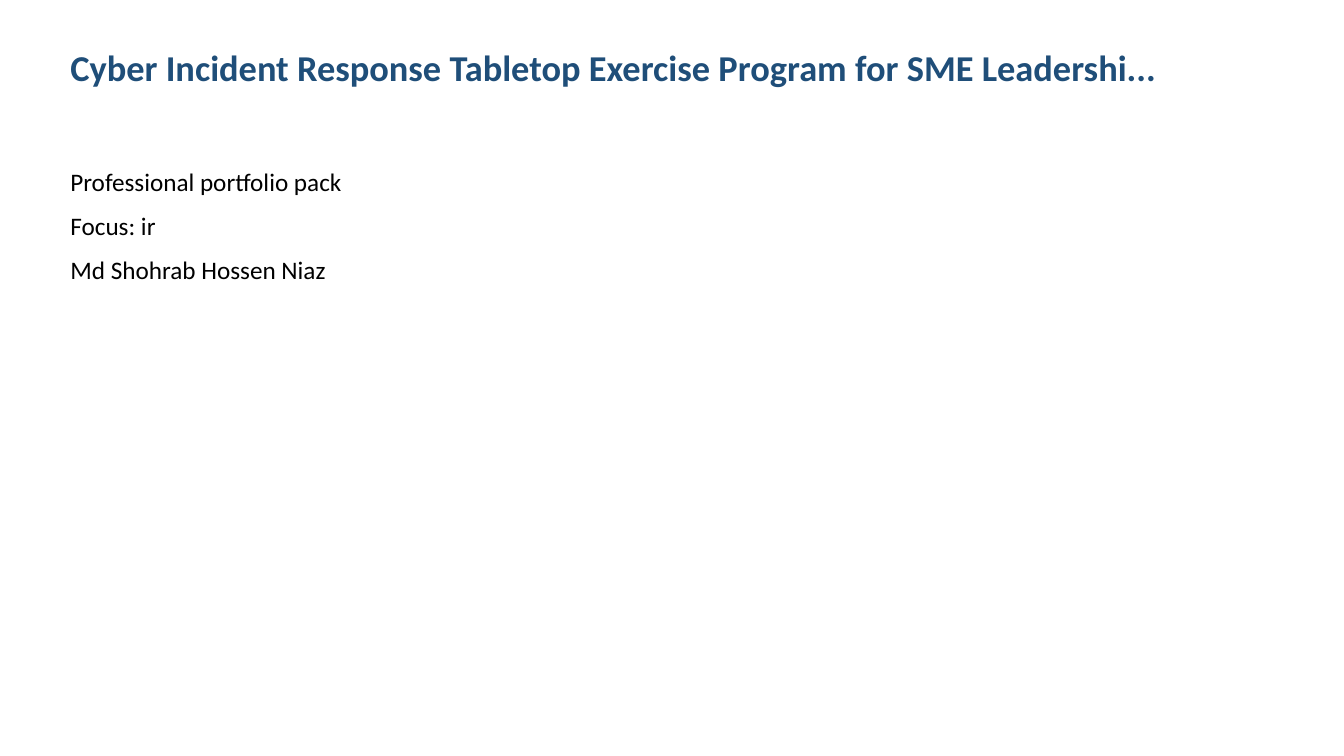
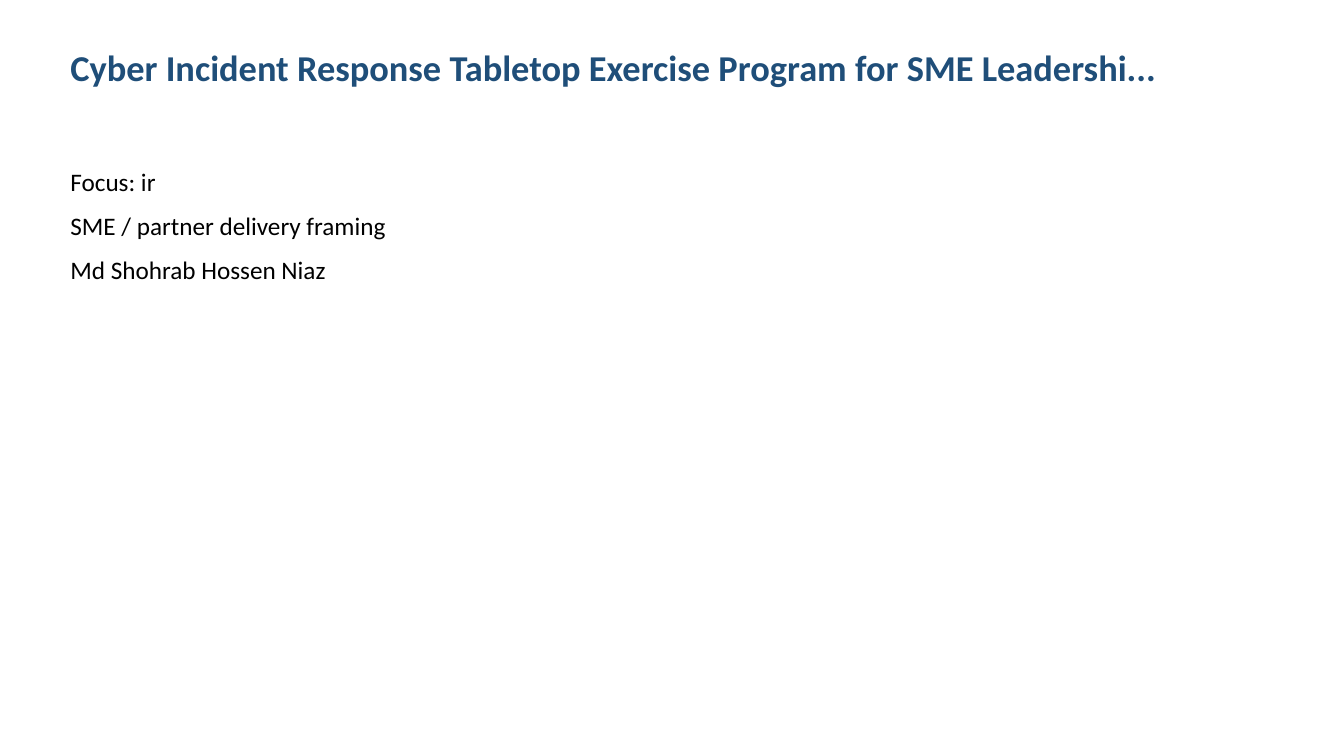
Before and after one commit to shohrabniaz/ir-tabletop-exercise-program, a slide deck: slide 1 of Final_Submission/02_Presentation.pptx. Drawn at 1344x756 pixels with LibreOffice and Linux fonts; fonts in the diff are those of the drawing. Boxes give left, top, right and bottom in pixels: in the first picture for what was removed or moved away, otherwise in the second. Text is boxed around its words. In the diff, an @@ line names an element or a change of style, - is before the commit and + after.

Commit message:
Polish portfolio pack for professional showcase readiness.

```diff
--- a/Final_Submission/02_Presentation.pptx
+++ b/Final_Submission/02_Presentation.pptx
@@ text at (x1=70, y1=173, x2=341, y2=195): paragraph removed @@
-Professional portfolio pack
@@ text at (x1=70, y1=217, x2=385, y2=240): paragraph added @@
+SME / partner delivery framing
```
Also in this commit, not shown: 3 other slides changed, 12 other files.
